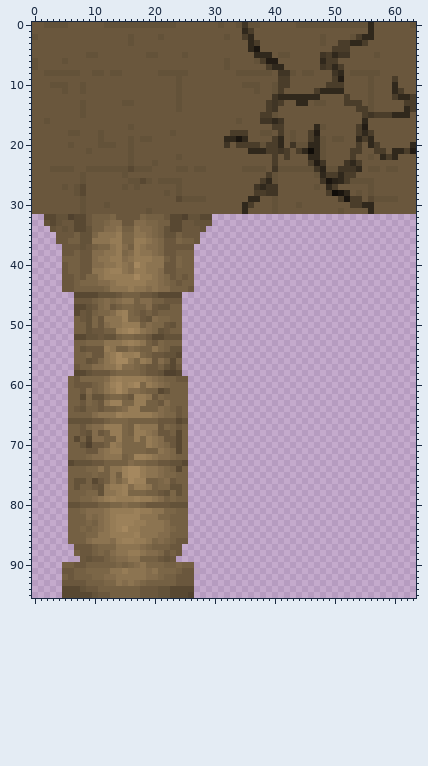
Two versions of one sprite sheet, rsc/images/tiles.png. Above: the version before the commit.
The file is 64x96 pixels. Pixels under 10% opacity are left out. Colours within 5 levels of each other are drawn and written as one.
The result:
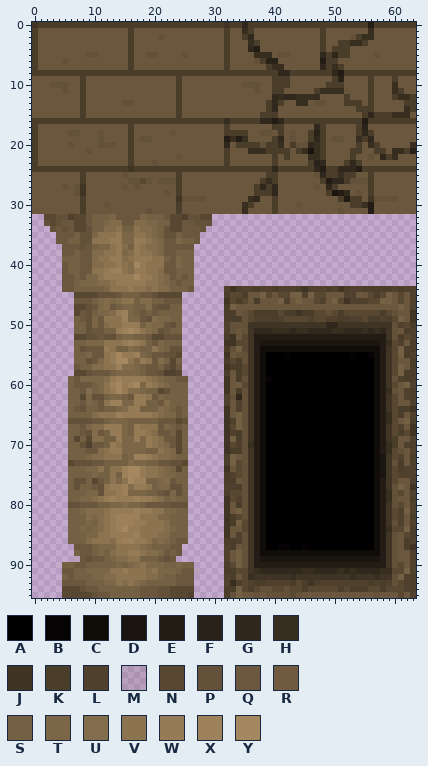
Palette (. is transparent): A #000000  B #060304  C #100d09  D #1a150f  E #231c14  F #292218  G #30281c  H #372e20  J #403525  K #4a3d2a  L #50412e  M #5546311a  N #584832  P #635239  Q #6a573d  R #705a40  S #746043  T #7b6647  U #836c4c  V #8c7451  W #967c56  X #9c815a  Y #a5885f
Edits made:
y 0: x 0..63 QQPPPPQQQQQQPPPPPPPPPPPPQQQQQQQPQQPJPPQQQQQQPPPPPPPPPPPPGQQQQQQP -> JKKKKKKKKKKKKKKKKKKKKKKKKKKKKKKKJKKGKKKKKKKKKKKKKKKKKKKKEKKKKKKK
y 1: x 0 Q -> K; x 16 Q -> K; x 32 Q -> K; x 35 G -> H; x 48 Q -> K; x 56 G -> H
y 2: x 0 P -> K; x 16 P -> K; x 32 P -> K; x 48 P -> K; x 55..56 GG -> HH
y 3: x 0 Q -> K; x 16 P -> K; x 32 Q -> K; x 36 G -> H; x 48 P -> K; x 53..54 GG -> HH
y 4: x 0 Q -> K; x 16 Q -> K; x 32 Q -> K; x 37 D -> E; x 48 Q -> K
y 5: x 0 Q -> K; x 16 Q -> K; x 32 Q -> K; x 37..39 GGG -> HHH; x 48 J -> G; x 51..52 JJ -> KK
y 6: x 0 P -> K; x 16 Q -> K; x 32 P -> K; x 39..40 EE -> FF; x 48 G -> E
y 7: x 0 P -> K; x 16 Q -> K; x 32 P -> K; x 40..41 GG -> HH; x 48 J -> G; x 50 G -> H
y 8: x 0..63 QQPPPPPPQQPPQPPQQQQQQPPPPPQQQQQQQQPPPPPPQJJPQPPQQQJGQPPPPPQQQQQQ -> KKKKKKKKKKKKKKKKKKKKKKKKKKKKKKKKKKKKKKKKKGGKKKKKKKGEKKKKKKKKKKKK
y 9: x 8 Q -> K; x 24 P -> K; x 40 Q -> K; x 51 E -> F; x 56 P -> K
y 10: x 8 P -> K; x 24 P -> K; x 40 P -> K; x 56 P -> K; x 60 G -> H
y 11: x 8 P -> K; x 24 P -> K; x 40 P -> K; x 48..51 GGGG -> HHHH; x 56 P -> K; x 60 G -> H
y 12: x 8 Q -> K; x 24 P -> K; x 40..41 JG -> GH; x 44..47 GGGG -> HHHH; x 56 P -> K; x 61..62 GG -> HH
y 13: x 8 P -> K; x 24 P -> K; x 40 J -> G; x 44..45 GG -> HH; x 56 P -> K
y 14: x 8 P -> K; x 24 P -> K; x 40 J -> G; x 56 P -> K; x 62 G -> H
y 15: x 8 P -> K; x 24 Q -> K; x 40 P -> K; x 56 J -> G; x 60..62 GGG -> HHH
y 16: x 0..63 QQPQQQQQQQQQQQQQQQQQQQQQQQQQQQQQQQPQQQJJGJQQQQQQQQQQQQQGQQQQQQQQ -> KKKKKKKKKKKKKKKKKKKKKKKKKKKKKKKKHKKKKKGGEGKKKKKKKKKKKKKEKKKKKKKK
y 17: x 0 Q -> K; x 16 P -> K; x 32 Q -> K; x 48 P -> K; x 55 E -> F
y 18: x 0 Q -> K; x 16 Q -> K; x 32 Q -> K; x 47..48 EQ -> FK
y 19: x 0 Q -> K; x 16 P -> K; x 32..35 GGDG -> EHEH; x 48 P -> K; x 54 G -> H
y 20: x 0 Q -> K; x 16 P -> K; x 32 J -> G; x 41 G -> H; x 43 J -> K; x 47..48 GP -> HK; x 56 G -> H; x 63 G -> H
y 21: x 0 Q -> K; x 16 P -> K; x 32 Q -> K; x 36..38 GGG -> HHH; x 41 J -> K; x 45..48 GCGP -> HDHK; x 60..61 GG -> HH; x 63 E -> F
y 22: x 0 Q -> K; x 16 P -> K; x 32 Q -> K; x 46..48 GGP -> HHK; x 60 G -> H
y 23: x 0 Q -> K; x 16 P -> K; x 32 Q -> K; x 47..48 EJ -> FG; x 52 J -> K
y 24: x 0..63 QQQPPPPQQPPPPPPPNPPPQQQQPPQPPQQQQQQPPPPQJPPPPPPJFPPJJJGQPPQPPQQQ -> KKKKKKKKKKKKKKKKJKKKKKKKKKKKKKKKKKKKKKKKGKKKKKKGEKKGGGEKKKKKKKKK
y 25: x 8 P -> K; x 24 Q -> K; x 40 P -> K; x 51 G -> H; x 56 Q -> K
y 26: x 8 P -> K; x 24 P -> K; x 39..40 GP -> HK; x 48..50 JDF -> KEG; x 56 P -> K
y 27: x 8 N -> J; x 24 P -> K; x 37 J -> K; x 39..40 JJ -> KG; x 56 P -> K
y 28: x 8 N -> J; x 24 P -> K; x 39..40 JJ -> KG; x 50..51 CD -> DE; x 56 P -> K
y 29: x 8 P -> K; x 24 N -> J; x 36 G -> H; x 40 P -> K; x 52 D -> E; x 56 N -> J
y 30: x 8 P -> K; x 24 Q -> K; x 35 G -> H; x 40 P -> K; x 55..56 GG -> HE
y 31: x 8 P -> K; x 24 Q -> K; x 35 G -> H; x 40 P -> K; x 56 G -> E
y 44: x 32..63 ................................ -> LJKLLKLLKLLLKJLLLKLJKLLKKKKKLKLL
y 45: x 32..63 ................................ -> KNNKQQSNQNNSSLSNNQQQLLQQNKNSQNQL
y 46: x 32..63 ................................ -> JNKNQKQQQSLQSQQNLQSNJLLLNNSSQNQL
y 47: x 32..63 ................................ -> KSQQQQQQQQQQQQQQQQQQQQQQQQQQQSQL
y 48: x 32..63 ................................ -> KKQPNKKKKNKKJKKNNPNKNNNNNNKNPQQJ
y 49: x 32..63 ................................ -> KKKPNLLLKLNNNNLNNLLKKLLNKKLKNSQJ
y 50: x 32..63 ................................ -> LPPPJJJJJJJJJJJJJGGJJJJJJJJJPLNK
y 51: x 32..63 ................................ -> LPQPJGGGHHHGHHGGGGHHGGGHGHGJPQKL
y 52: x 32..63 ................................ -> KJQNJEEEEEEEEEEEEEEEEEEEEEEJPKNL
y 53: x 32..63 ................................ -> JJNNJEDDDDDDDDDDDDDDDDDDDDEHNLQK
y 54: x 32..63 ................................ -> KPSNJECCCCCCCCCCCCCCCCCCCCEJNSKK
y 55: x 32..63 ................................ -> JQPPJECAAABAAAAAAAAAABAABCEJNSKL
y 56: x 32..63 ................................ -> KNKPJECAAAAAAAAAAAAAAAAAACEJNQQK
y 57: x 32..63 ................................ -> JKKNJECAAAAAAAAAAAAAAAAAACEJNSQK
y 58: x 32..63 ................................ -> KQKNJECAAAAAAAAAAAAAAAAAACEJNSKK
y 59: x 32..63 ................................ -> JQKPJECBAAAAAAAAAAAAAAAAACEJPLKK
y 60: x 32..63 ................................ -> JQRNJECAAAAAAAAAAAAAAAAAACEJNQSL
y 61: x 32..63 ................................ -> JQKPJECAAAAAAAAAAAAAAAAAACEHPQLK
y 62: x 32..63 ................................ -> LPGPJECAAAAAAAAAAAAAAAAAACEJNQLK
y 63: x 32..63 ................................ -> LQLPJECAAAAAAAAAAAAAAAAAACEJNQQL
y 64: x 32..63 ................................ -> JQLPJECAAAAAAAAAAAAAAAAAACEJNKKJ
y 65: x 32..63 ................................ -> JQSPJECAAAAAAAAAAAAAAAAAACEHNKQL
y 66: x 32..63 ................................ -> JLSPJECAAAAAAAAAAAAAAAAAACEHNQSK
y 67: x 32..63 ................................ -> JNSPJECAAAAAAAAAAAAAAAAAACEJNLQJ
y 68: x 32..63 ................................ -> JLKPJECAAAAAAAAAAAAAAAAAACEJNKNJ
y 69: x 32..63 ................................ -> JSKPJECAAAAAAAAAAAAAAAAAACEJKQQL
y 70: x 32..63 ................................ -> JNLPHECAAAAAAAAAAAAAAAAAACEHKQLK
y 71: x 32..63 ................................ -> JKKPJECAAAAAAAAAAAAAAAAAACEHNPQL
y 72: x 32..63 ................................ -> KSQPJECAAAAAAAAAAAAAAAAAACDJNLQK
y 73: x 32..63 ................................ -> KSNPJECAAAAAAAAAAAAAAAAAACDJPKQL
y 74: x 32..63 ................................ -> JQNPJECAAAAAAAAAAAAAAAAAACDJNKLL
y 75: x 32..63 ................................ -> KLNPJECAAAAAAAAAAAAAAAAAACDJNLLL
y 76: x 32..63 ................................ -> KKQPJECAAAAAAAAAAAAAAAAAACEJNQQL
y 77: x 32..63 ................................ -> LLKPJECAAAAAAAAAAAAAAAAAACEJPSQJ
y 78: x 32..63 ................................ -> KNNPJECAAAAAAAAAAAAAAAAAACEHPNQL
y 79: x 32..63 ................................ -> JNLPJECAAAAAAAAAAAAAAAAAACEHPQQK
y 80: x 32..63 ................................ -> JQKPJECAAAAAAAAAAAAAAAAAACEJPNQL
y 81: x 32..63 ................................ -> JQSPJECAAAAAAAAAAAAAAAAAACEJNLSL
y 82: x 32..63 ................................ -> JKNPJECAAAAAAAAAAAAAAAAAACEJNLQK
y 83: x 32..63 ................................ -> JKSNJECAAAAAAAAAAAAAAAAAACEJPLQL
y 84: x 32..63 ................................ -> JQQNJECAAAAAAAAAAAAAAAAAACEHNNSK
y 85: x 32..63 ................................ -> JQLPJECAAAAAAAAAAAAAAAAAACEJPQNK
y 86: x 32..63 ................................ -> KKLPJECAAAAAAAAAAAAAAAAAACEJPQKL
y 87: x 32..63 ................................ -> LKQPJECAABBAABAAAAAAAAAAACEJPQKJ
y 88: x 32..63 ................................ -> LQSPJECCCCCCCCCCCCCCCCCCCCEJPQQL
y 89: x 32..63 ................................ -> LQSPJEDDDDDDDDDDDDDDDDDDDDEJPQQL
y 90: x 32..63 ................................ -> KNSPJEEEEEEEEEEEEEEEEEEEEEEJPNQL
y 91: x 32..63 ................................ -> KKNNJHGGGGGGGHHGGGGHGHGGGGHHNNSL
y 92: x 32..63 ................................ -> LKQNHJJJJJJHJJJJJJJJJHJJJHJJPSLK
y 93: x 32..63 ................................ -> LHLNLKKLLLLKNKJKLLLLLLLLKLKLPNLK
y 94: x 32..63 ................................ -> KKSNKNPPNNPNNKNNNNNKNKKKNNKNNNLK
y 95: x 32..63 ................................ -> KPSQQPQPPPPNPQQQQQQQQQQQQPQQQNQL
Changed places in both pictures, as pixel boxes (x1, y1, x2, y2):
changed: (32, 22, 416, 214)
added: (224, 286, 416, 598)
